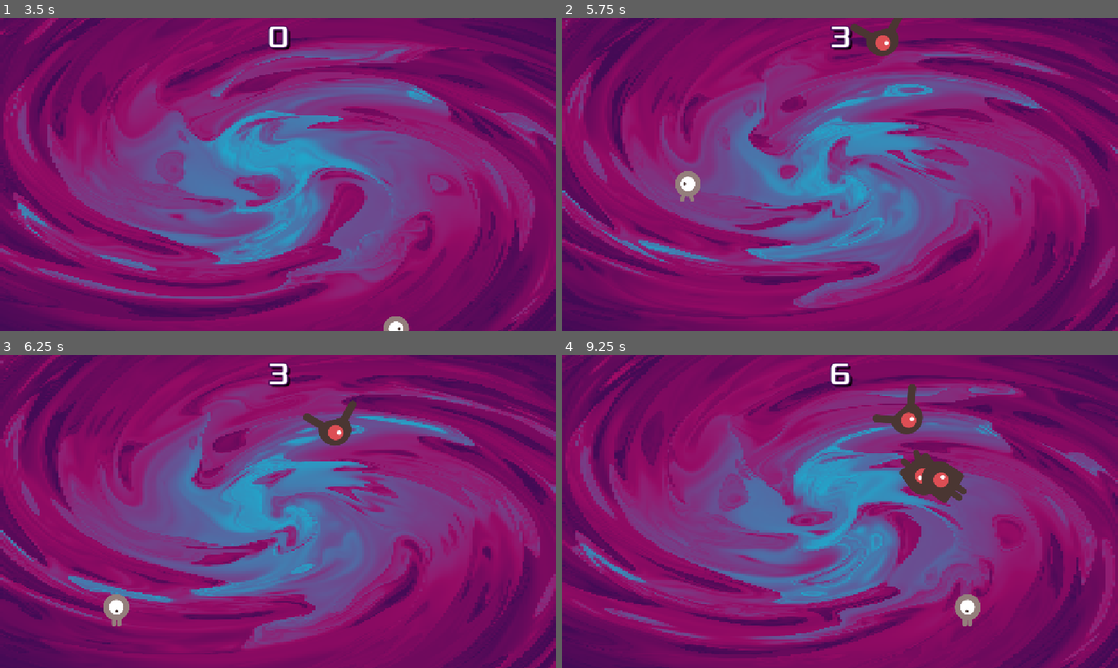
Above: before the commit, frames 1-4 (two rows, left to right).
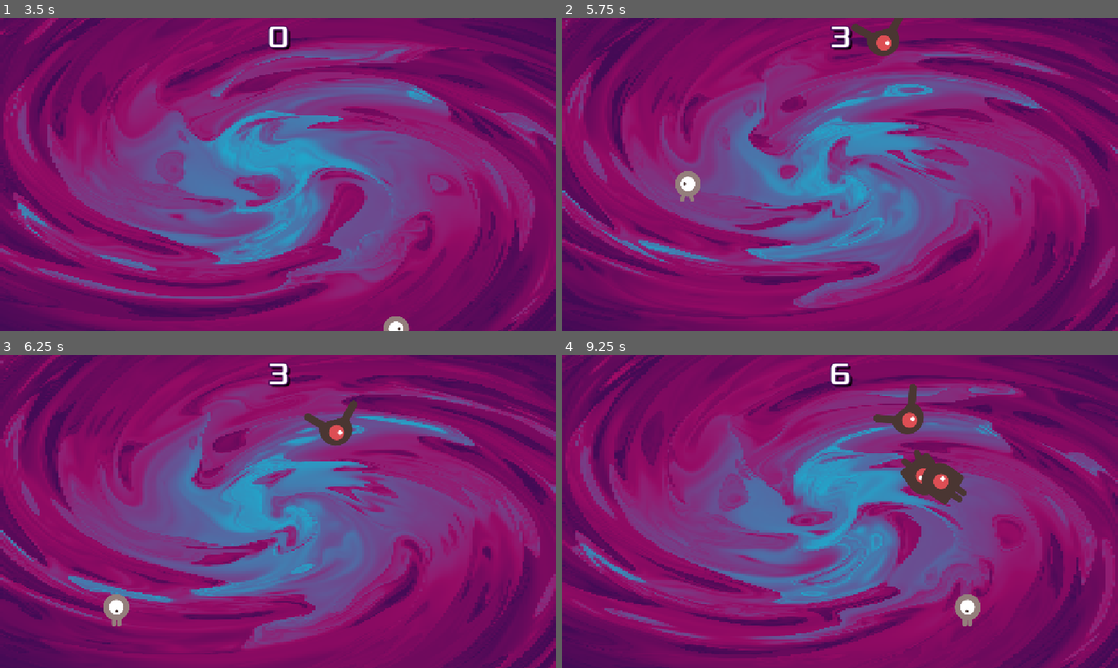
Above: after the commit, the same moments.

Repository: Sauleline/at2Colaborative
Game: Godot game, scene res://main.tscn
Two runs of this game, one before a commit and one after it. Both use one fixed random seed, a clock stepped at 60 frames per second and the inputs below.
Inputs:
- Up to frame 1 (3.5 s): click "Start" at 0.5 s; hold Right (move_right) 1.28-2.03 s; hold Down (move_down) 2.03-2.78 s; hold Right (move_right) from 2.78 s (still down)
- Up to frame 2 (5.75 s): release Right (move_right) at 3.53 s; hold Up (move_up) 3.53-4.28 s; hold Left (move_left) from 4.28 s (still down)
- Up to frame 3 (6.25 s): release Left (move_left) at 5.78 s; hold Down (move_down) from 5.78 s (still down)
- Up to frame 4 (9.25 s): release Down (move_down) at 6.53 s; hold Right (move_right) 6.53-7.28 s; hold Up (move_up) 7.28-8.03 s; hold Right (move_right) 8.03-8.78 s; hold Down (move_down) from 8.78 s (still down)

Frame 1 is identical in both runs. In frame 2, less than 0.1% of the frame differs, in the area x 51-62%, y 0-13%; in frame 3, 0.1%; in frame 4, 0.3%, in the area x 55-73%, y 9-48%.

Commit message:
basically nothing changed lol

Diff:
--- a/at2Colaborative/main.tscn
+++ b/at2Colaborative/main.tscn
@@ -24,7 +24,7 @@
 
 [sub_resource type="Curve2D" id="Curve2D_0xm2m"]
 _data = {
-"points": PackedVector2Array(0, 0, 0, 0, 0, 0, 0, 0, 0, 0, 480, 0, 0, 0, 0, 0, 792, 0, 0, 0, 0, 0, 792, 729, 0, 0, 0, 0, 0, 720, 0, 0, 0, 0, 0, 0)
+"points": PackedVector2Array(0, 0, 0, 0, 0, 0, 0, 0, 0, 0, 480, 0, 0, 0, 0, 0, 792, 0, 0, 0, 0, 0, 792, 729, 0, 0, 0, 0, 0, 729, 0, 0, 0, 0, 0, 0)
 }
 point_count = 6
 
